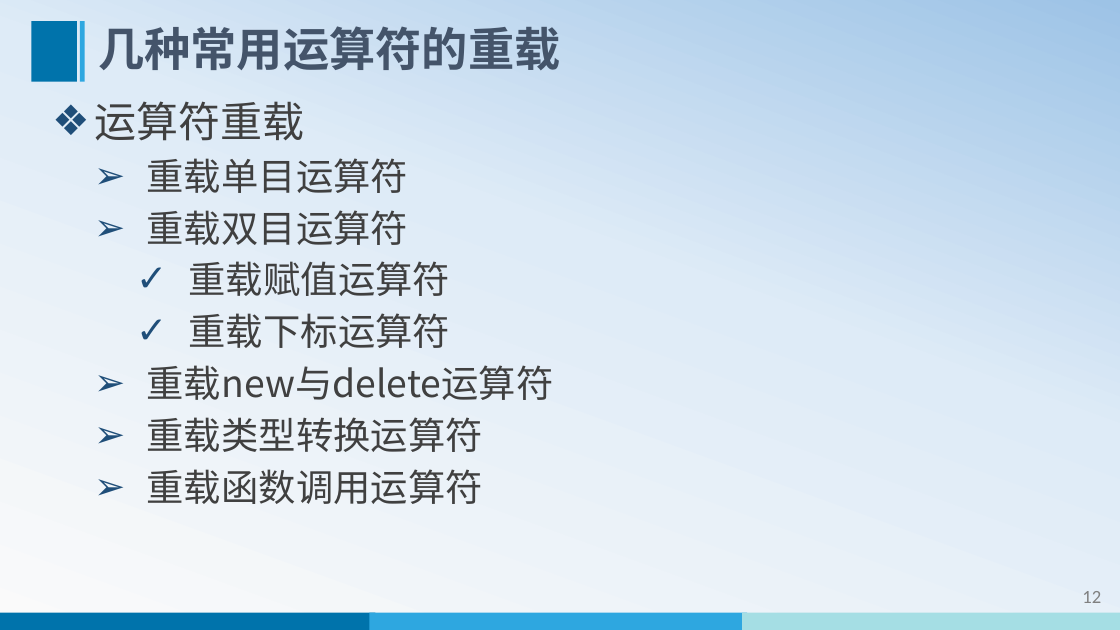
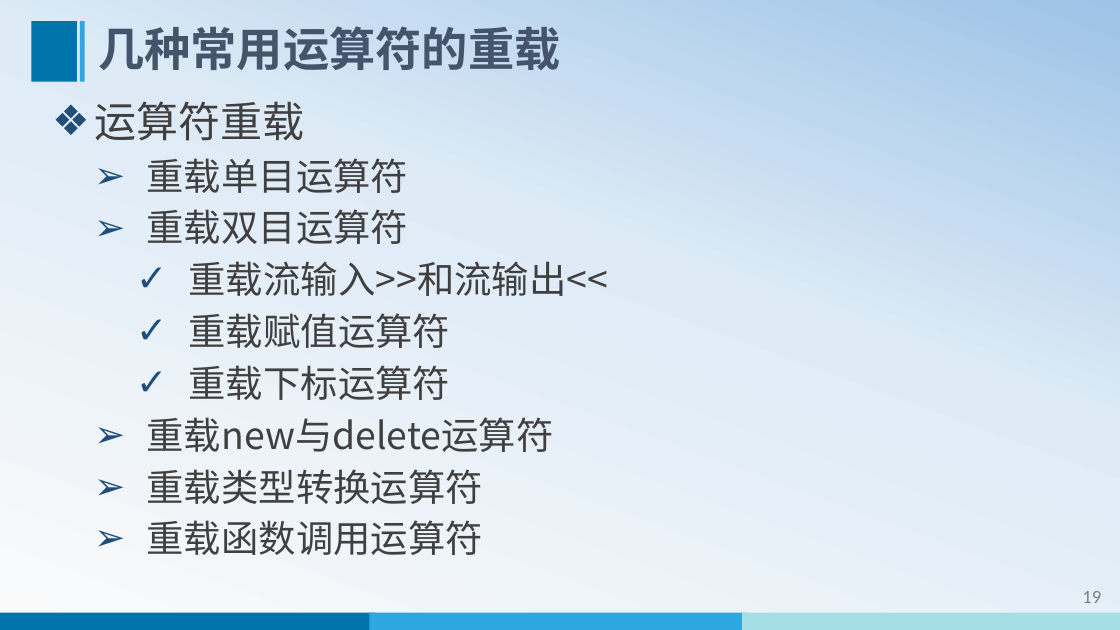
Before and after one commit to WeiMuYang/course-for-class, a slide deck: slide 20 of 16-object-oriented-programming-Cpp/01-oop-cpp-ppt/14-运算符重载.pptx (slide 13 before the commit). Drawn at 1120x630 pixels with LibreOffice and Linux fonts; fonts in the diff are those of the drawing. Boxes give left, top, right and bottom in pixels: in the first picture for what was removed or moved away, otherwise in the second. Text is boxed around its words. In the diff, an @@ line names an element or a change of style, - is before the commit and + after.

Commit message:
更新14-运算符重载

```diff
--- a/16-object-oriented-programming-Cpp/01-oop-cpp-ppt/14-运算符重载.pptx
+++ b/16-object-oriented-programming-Cpp/01-oop-cpp-ppt/14-运算符重载.pptx
@@ text at (189,261,608,296): paragraph added @@
+    ✓ 重载流输入>>和流输出<<
@@ page number at (1082,591,1101,603): text changed @@
-12
+19
```
Also in this commit, not shown: 17 other slides changed, 28 slides added, 1 slide removed.
